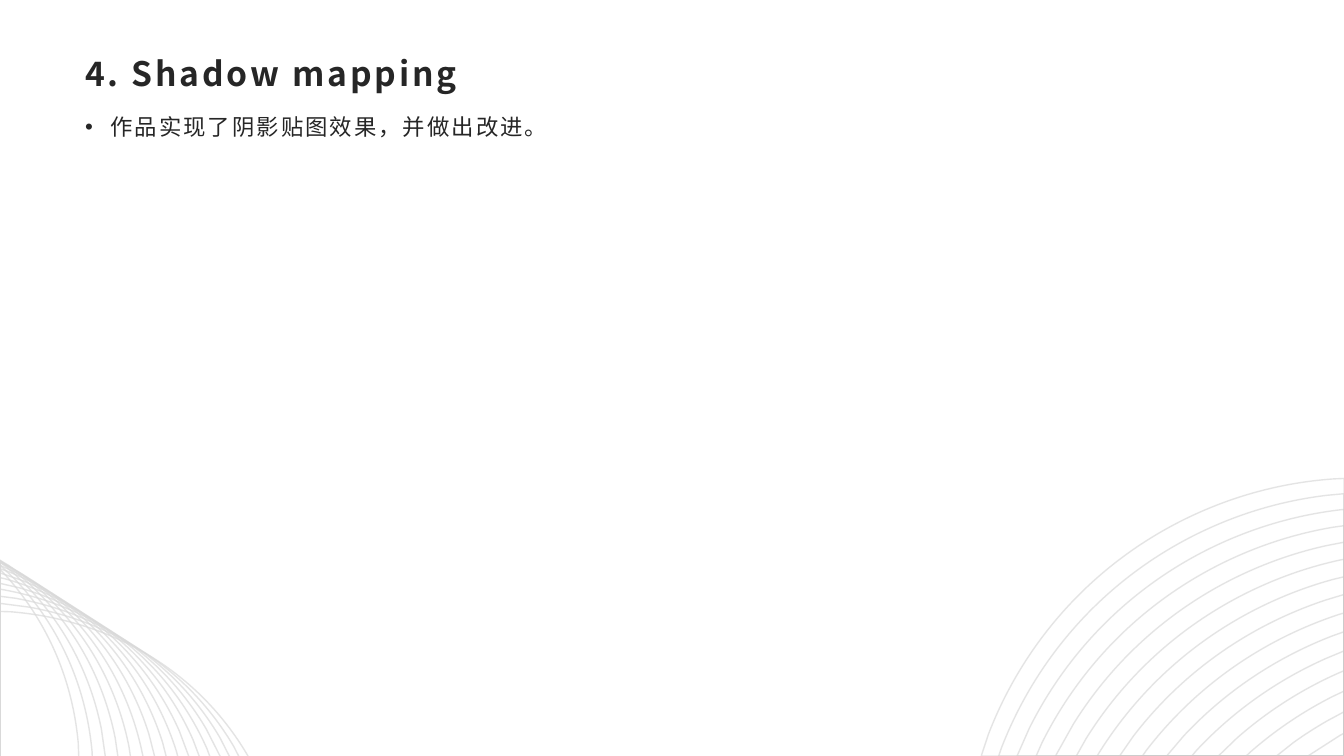
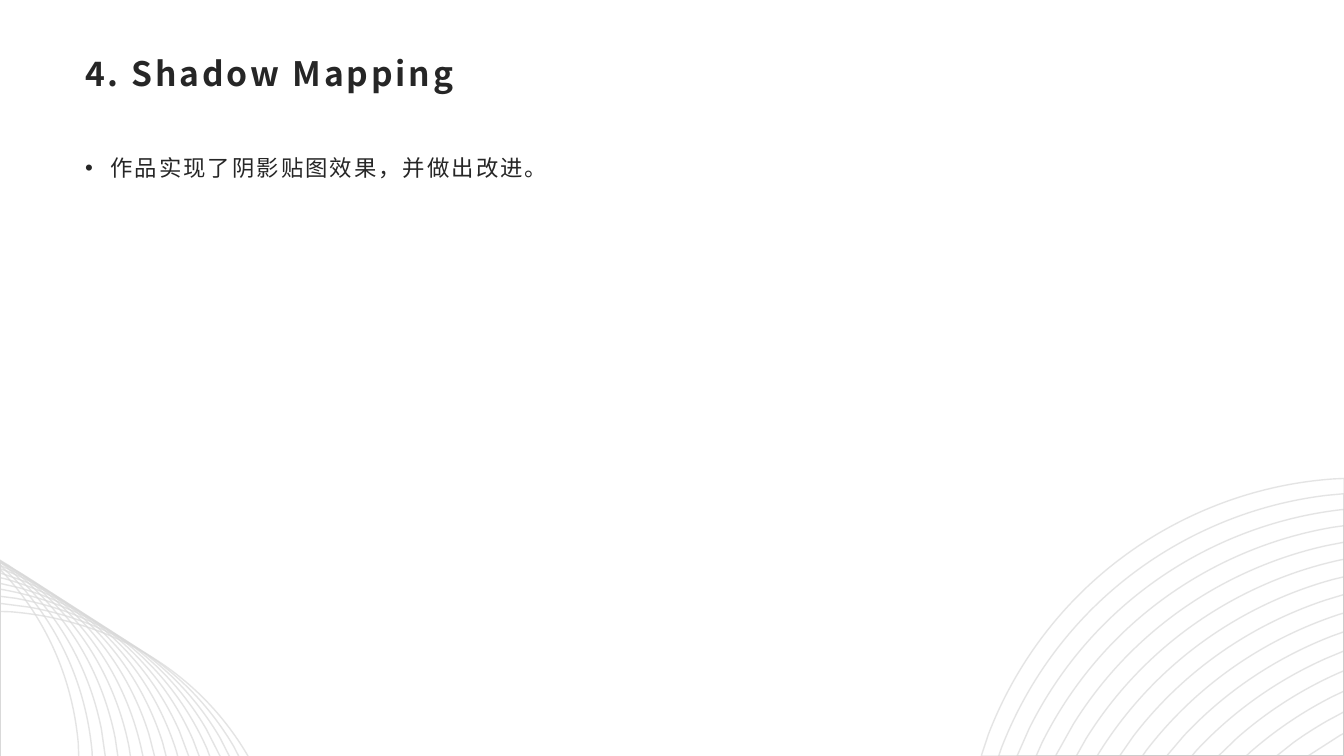
Before and after one commit to computer-graphic-2019/Group19, a slide deck: slide 11 of CG_final.pptx (slide 8 before the commit). Drawn at 1344x756 pixels with LibreOffice and Linux fonts; fonts in the diff are those of the drawing. Boxes give left, top, right and bottom in pixels: in the first picture for what was removed or moved away, otherwise in the second. Text is boxed around its words. In the diff, an @@ line names an element or a change of style, - is before the commit and + after.

```diff
--- a/CG_final.pptx
+++ b/CG_final.pptx
@@ title at [85,58,453,94]: text changed @@
-4. Shadow mapping
+4. Shadow Mapping
@@ text "作品实现了阴影贴图效果，并做出改进。": place and size @@
-text "作品实现了阴影贴图效果，并做出改进。" at [110,116,547,137]
+text "作品实现了阴影贴图效果，并做出改进。" at [110,157,547,178]
```
Also in this commit, not shown: 10 other slides changed, 10 slides added, 3 slides removed.
